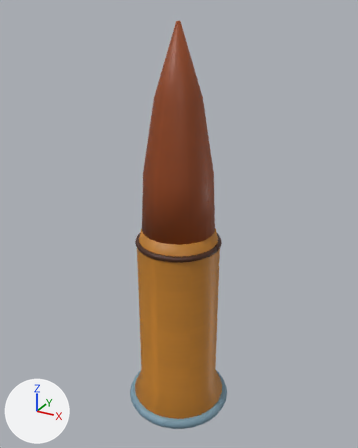
A saved change to the FBX model Assets/Export/Environment/SM_bullet_round.fbx.
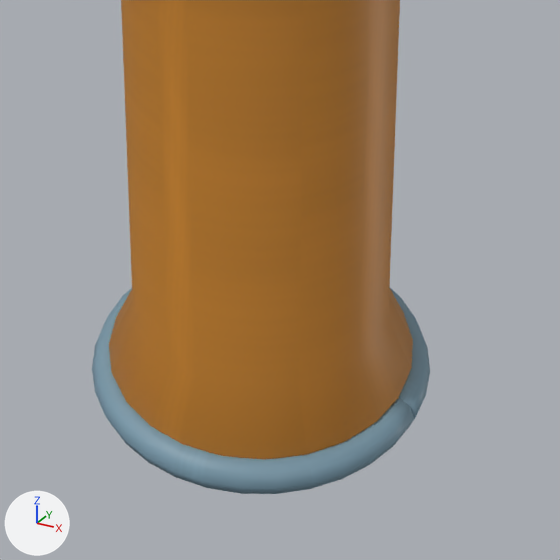
Each version is shown whole from a 50 mm lens placed at (0.1297, -0.2352, 0.1476), pointed at (-0.0019, 0.0041, 0.028), then close up on the part from 29% to 74% of the width and 64% to 100% of the height. Arrows for +X, +Y and +Z are at lower left; the lights stay in place. The last two pictures show the newer version.

In view in the first close-up: 'SM_bullet_round'.
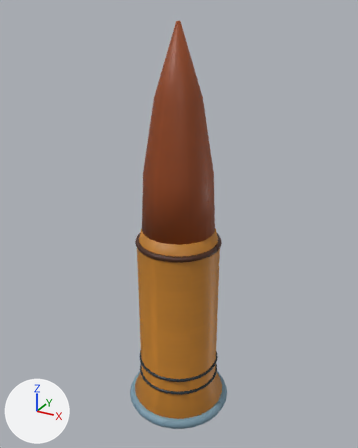
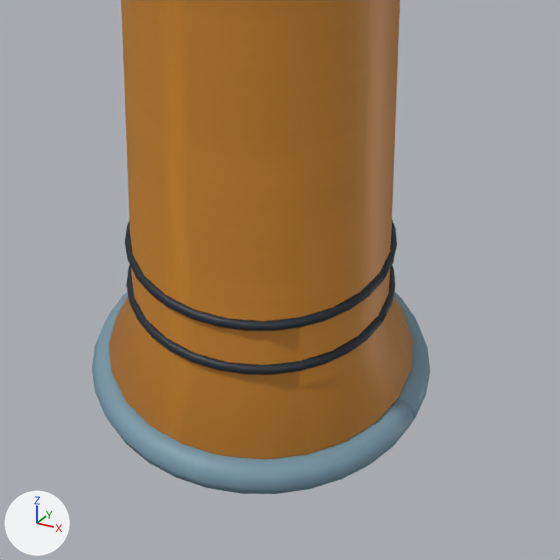
The change, as a list of edits to the scene's bpy script:
```text
Change me_single_brass_cartridge:
    used by ob_sm_bullet_round; location = (0.0, 0.0, 0.0)
    remove me_single_brass_cartridge.from_pydata(...)  # 858 vertices, 816 faces; spans x -0.033..0.033, y -0.033..0.033, z -0.105..0.141
    add me_single_brass_cartridge.from_pydata(...)  # 1386 vertices, 1332 faces; spans x -0.033..0.033, y -0.033..0.033, z -0.105..0.141
    me_single_brass_cartridge part 1: the loose piece of 264 vertices spanning x -0.026..0.026, y -0.026..0.026, z 0.017..0.021 is copied, and the copy is scaled about its middle by (1.04, 1.04, 0.556), then moved by (0.0, 0.0, -0.094); it spans x -0.026..0.026, y -0.026..0.026, z -0.076..-0.074
    me_single_brass_cartridge part 2: the loose piece of 264 vertices spanning x -0.026..0.026, y -0.026..0.026, z 0.017..0.021 is copied, and the copy is scaled about its middle by (1.04, 1.04, 0.556), then moved by (0.0, 0.0, -0.084); it spans x -0.026..0.026, y -0.026..0.026, z -0.066..-0.064
```

Boxes (x1, y1, x2, y2) around the edits, measured in the close-ups (560 x 560 px):
part 1 of me_single_brass_cartridge, added
    after: (126, 265, 395, 375)
part 2 of me_single_brass_cartridge, added
    after: (125, 220, 397, 331)
